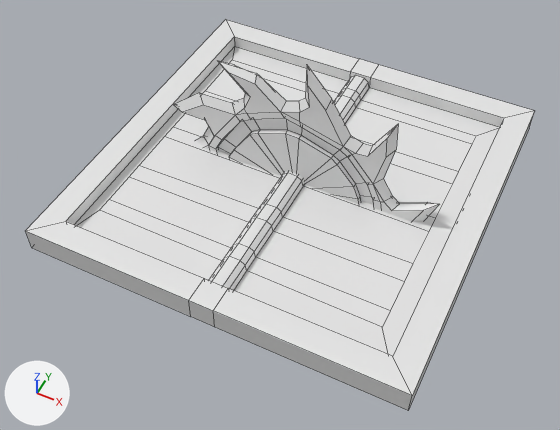
The FBX model Assets/Models/Shredder/Shredderblade.fbx as it was, and as the next commit left it.
Before and after are seen from a 50 mm camera at (2.5, -5.45, 6.18) aimed at (-0.06, -0.32, -0.23). Arrows for +X, +Y and +Z are at lower left; the lights stay in place. Mesh edges are drawn as thin lines. Where no turn or scale is listed for an object, it has been applied to the vertices.

The first picture shows 'Shredderbase', 'Shredderblade'.
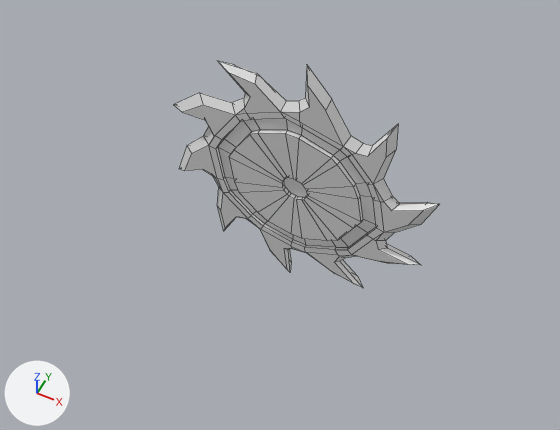
Changed parts and their boxes [x1, y1, x2, y2] in the pictures (560 x 430 px):
```json
{"object": "Shredderbase", "change": "deleted", "before": [26, 19, 534, 411]}
```

Edits to the scene script, one JSON object a line:
```json
{"op": "remove", "block": "ob_shredderbase", "code": ["ob_shredderbase = bpy.data.objects.new('Shredderbase', me_cube)", "ob_shredderbase.location = (0.0, 0.0, 0.0)"]}
```
